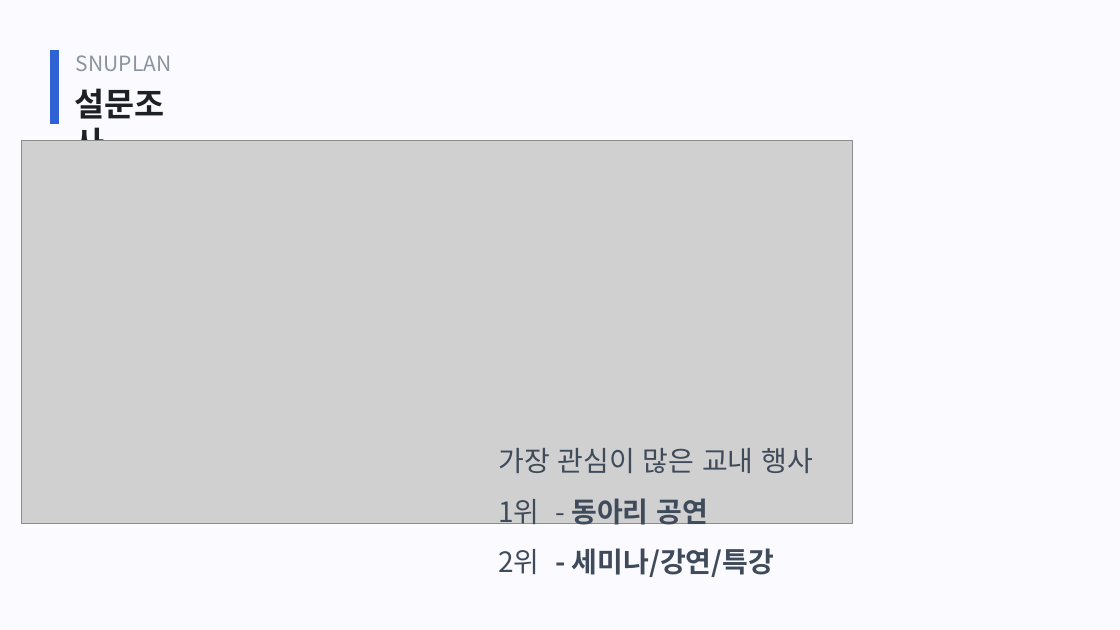
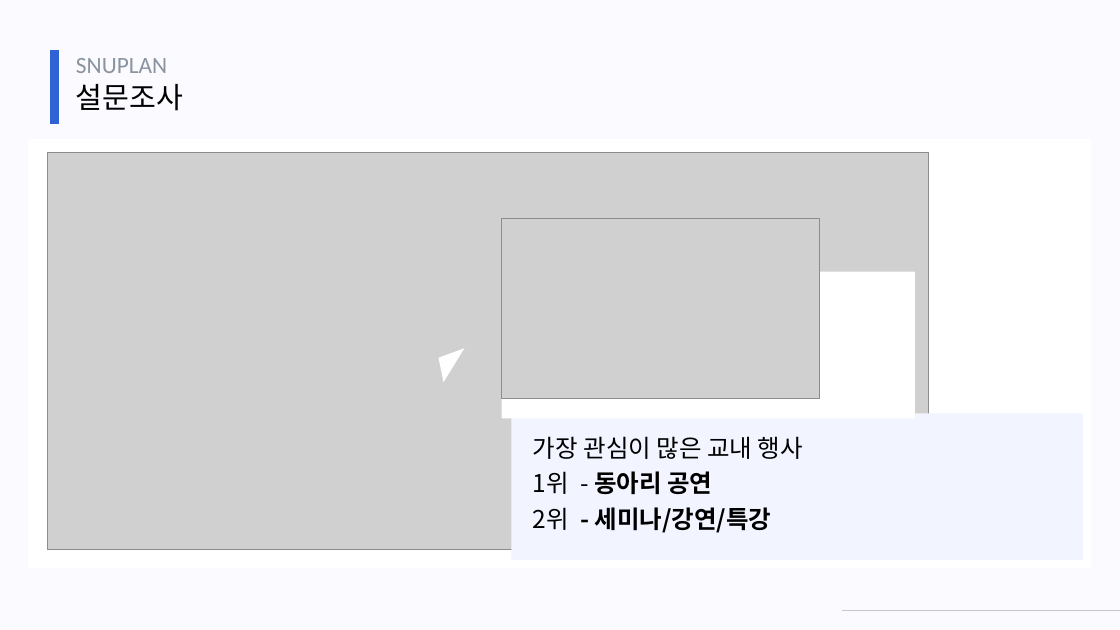
Before and after one commit to webprogrammingteam7/Static, a slide deck: slide 4 of SNUPLAN_staticpage.pptx. Drawn at 1120x630 pixels with LibreOffice and Linux fonts; fonts in the diff are those of the drawing; grey boxes stand for pictures. Boxes give left, top, right and bottom in pixels: in the first picture for what was removed or moved away, otherwise in the second. Text is boxed around its words. In the diff, an @@ line names an element or a change of style, - is before the commit and + after.

```diff
--- a/SNUPLAN_staticpage.pptx
+++ b/SNUPLAN_staticpage.pptx
@@ text "SNUPLAN" at (76, 58, 167, 73): size 18 to 20 pt, font Noto Sans CJK KR to Calibri @@
@@ text "설문조사" at (76, 84, 183, 111): size 28 to 25 pt, text colour #1D2024 to #000000, bold off @@
@@ rectangle added at (29, 139, 1091, 569), fill #FFFFFF @@
@@ picture: place and size @@
-picture at (21, 140, 852, 523)
+picture at (47, 153, 928, 550)
@@ picture added at (501, 218, 819, 399) @@
@@ rectangle added at (502, 271, 915, 418), fill #FFFFFF @@
@@ freeform shape added at (439, 349, 465, 382), fill #FFFFFF @@
@@ rectangle added at (512, 413, 1083, 560), fill #F2F5FF @@
@@ text "가장 관심이 많은 교내 행사": place and size @@
-text "가장 관심이 많은 교내 행사" at (498, 448, 814, 577)
+text "가장 관심이 많은 교내 행사" at (533, 436, 803, 533)
@@ text "가장 관심이 많은 교내 행사" at (533, 436, 803, 533): size 24 to 21 pt, text colour #3F4B5A to #000000; line spacing 1.5 to 1.2 @@
@@ line added from (843, 611) to (1120, 611), #C5CAD0 1.5 pt @@
```
Also in this commit, not shown: 12 other slides changed, 1 other file.
